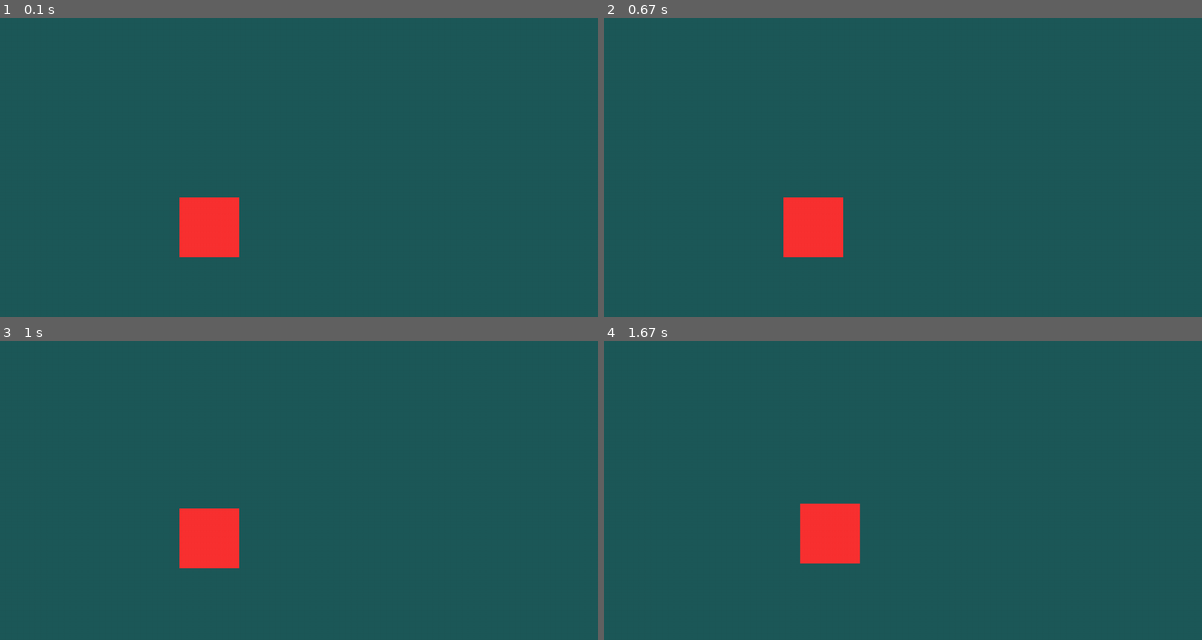
Above: before the commit, frames 1-4 (two rows, left to right).
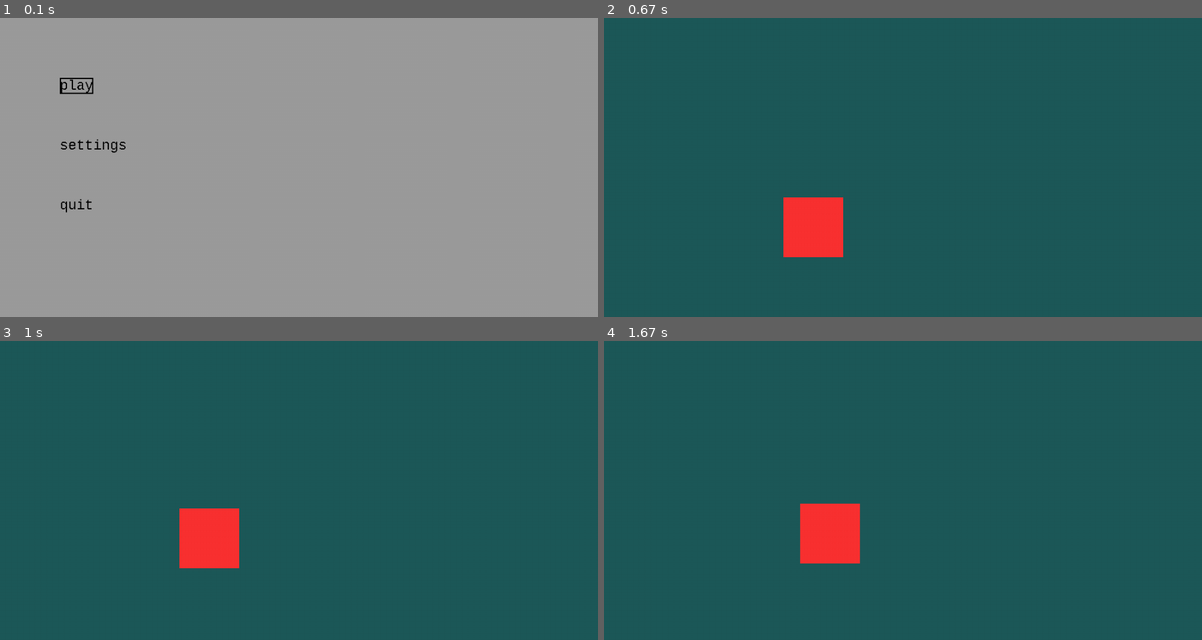
Above: after the commit, the same moments.

Repository: PavelAltynnikov/pygame-controls
Game: pygame game, started from src/main.py
The game is run twice, just before and just after one commit, with the same random seed, the same clock (stepped at 60 frames per second) and the same inputs.
Inputs:
- Up to frame 1 (0.1 s): no input
- Up to frame 2 (0.67 s): tap Enter at 0.33 s
- Up to frame 3 (1 s): hold Up from 0.67 s (still down)
- Up to frame 4 (1.67 s): release Up at 1.13 s; hold Right 1.17-1.63 s

The runs differ from the first frame. In frame 1, 100% of the frame differs, in the area x 0-100%, y 0-100%; in frame 2, nothing differs; in frame 3, nothing differs; in frame 4, nothing differs.

Commit message:
make the menu window the first one at startup

Diff:
--- a/src/main.py
+++ b/src/main.py
@@ -25,18 +25,18 @@
     controller=current_controller
 )
 
-menu_window = view.windows.MenuWindow(
-    caption='Controls tests | Menu',
-    size=SCREEN_SIZE,
-    settings_window=settings_window
-)
-
-window = view.windows.GameWindow(
+game_window = view.windows.GameWindow(
     caption='Controls tests',
     size=SCREEN_SIZE,
     sprite=view.sprites.Sprite(character),
     mover=mover,
-    menu_window=menu_window
 )
 
-window.show()
+menu_window = view.windows.MenuWindow(
+    caption='Controls tests | Menu',
+    size=SCREEN_SIZE,
+    game_window=game_window,
+    settings_window=settings_window
+)
+
+menu_window.show()
--- a/src/view/windows.py
+++ b/src/view/windows.py
@@ -184,36 +184,90 @@
         self._is_showing = True
 
 
+class GameWindow(Window):
+    def __init__(
+            self,
+            caption: str,
+            size: tuple[int, int],
+            sprite: sprites.Sprite,
+            mover: controller.Mover):
+        super().__init__(caption, size)
+        self._sprite = sprite
+        self._mover = mover
+
+    def _quit(self):
+        self._is_showing = False
+
+    def _move_all_objects(self):
+        # вот это полная хуйня из-за _sprite._character
+        self._mover.move_character(character=self._sprite._character)
+
+    def _update_all_objects(self):
+        self._sprite.update()
+
+    def _draw_all(self, background_color):
+        self._screen.fill(background_color)
+        self._sprite.draw(self._screen)
+
+    def show(self):
+        green = (30, 89, 89)
+        while self._is_showing:
+            events = pygame.event.get()
+            self._quit_if_user_wants_to_close_window(events)
+
+            self._move_all_objects()
+            self._update_all_objects()
+            self._draw_all(background_color=green)
+
+            pygame.display.update()
+
+        self._is_showing = True
+
+
 class MenuWindow(Window):
-    def __init__(self, caption, size, settings_window: SettingWindow):
+    def __init__(
+            self, caption, size,
+            game_window: GameWindow, settings_window: SettingWindow):
         super().__init__(caption, size)
         self._settings_window = settings_window
+        self._game_window = game_window
         self._initialize_components()
 
     def _initialize_components(self):
         font = pygame.font.SysFont('Consolas', 25)
+
+        self.button_play = controls.Button(
+            font=font,
+            text="play",
+            antialias=False,
+            color=(0, 0, 0),
+            location=(100, 100),
+        )
+        self.button_play.add_click_handler(self._game_window.show)
+        self.button_play.activate()
+
+        self.button_settings = controls.Button(
+            font=font,
+            text="settings",
+            antialias=False,
+            color=(0, 0, 0),
+            location=(100, 200),
+        )
+        self.button_settings.add_click_handler(self._settings_window.show)
+
         self.button_quit = controls.Button(
             font=font,
             text="quit",
             antialias=False,
             color=(0, 0, 0),
-            location=(100, 100),
+            location=(100, 300),
         )
         self.button_quit.add_click_handler(self._quit)
-        self.button_quit.activate()
-
-        self.button_settings = controls.Button(
-            font=font,
-            text="settings",
-            antialias=False,
-            color=(0, 0, 0),
-            location=(100, 300),
-        )
-        self.button_settings.add_click_handler(self._settings_window.show)
 
         self._selected_item_index = 0
+        self._controls.append(self.button_play)
+        self._controls.append(self.button_settings)
         self._controls.append(self.button_quit)
-        self._controls.append(self.button_settings)
 
     def _quit(self):
         self._is_showing = False
@@ -271,54 +325,3 @@
 
             pygame.display.update()
         self._is_showing = True
-
-
-class GameWindow(Window):
-    def __init__(
-            self,
-            caption: str,
-            size: tuple[int, int],
-            sprite: sprites.Sprite,
-            mover: controller.Mover,
-            menu_window: MenuWindow):
-        super().__init__(caption, size)
-        self._sprite = sprite
-        self._mover = mover
-        self._menu_window = menu_window
-        self._menu_window.button_quit.add_click_handler(self._quit)
-
-    def _open_menu_window_if_needed(self, events):
-        for event in events:
-            if event.type != pygame.KEYDOWN:
-                continue
-            if event.key == pygame.K_ESCAPE:
-                self._menu_window.show()
-
-    def _quit(self):
-        self._is_showing = False
-
-    def _move_all_objects(self):
-        # вот это полная хуйня из-за _sprite._character
-        self._mover.move_character(character=self._sprite._character)
-
-    def _update_all_objects(self):
-        self._sprite.update()
-
-    def _draw_all(self, background_color):
-        self._screen.fill(background_color)
-        self._sprite.draw(self._screen)
-
-    def show(self):
-        green = (30, 89, 89)
-        while self._is_showing:
-            events = pygame.event.get()
-
-            self._open_menu_window_if_needed(events)
-
-            self._move_all_objects()
-            self._update_all_objects()
-            self._draw_all(background_color=green)
-
-            pygame.display.update()
-
-        self._is_showing = True
